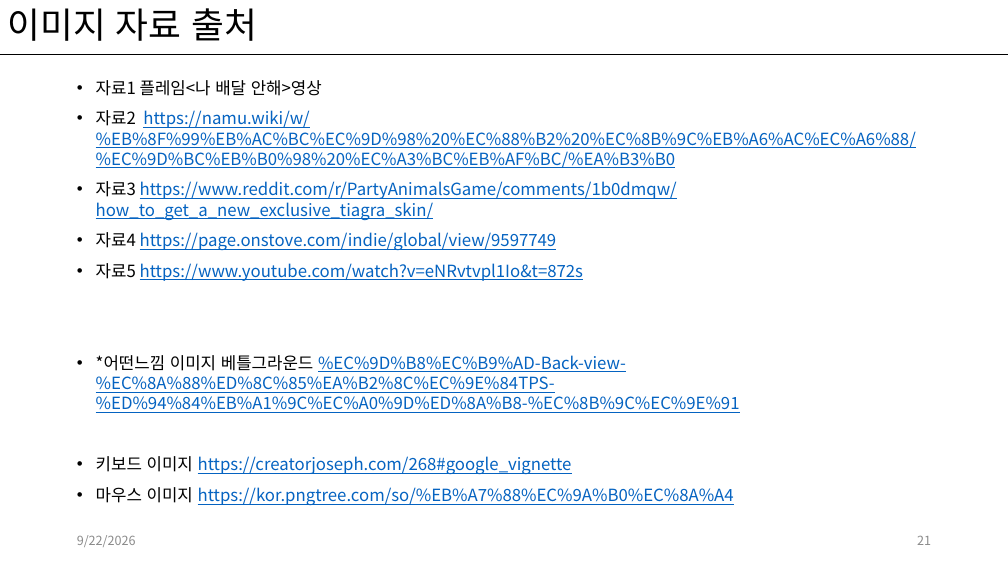
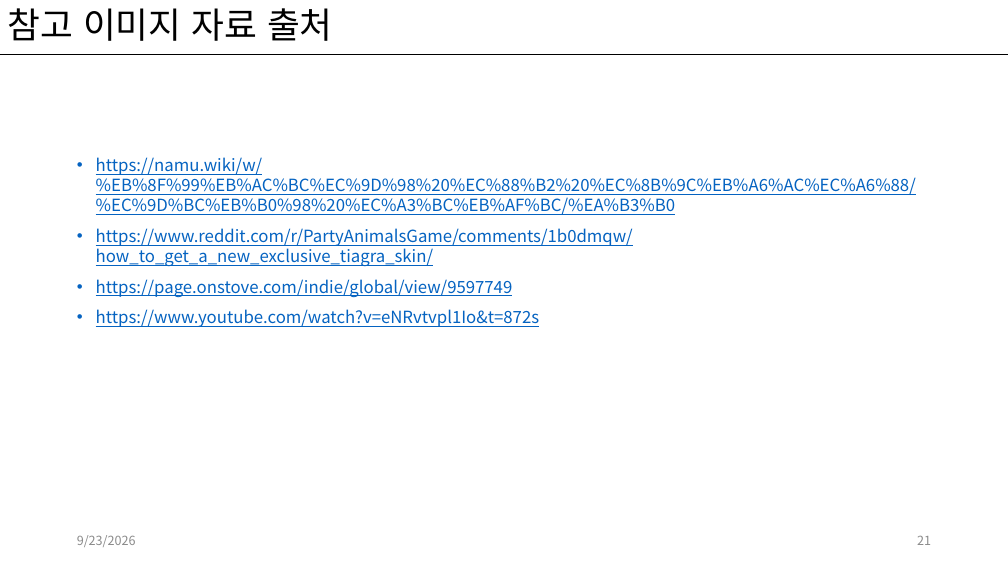
Before and after one commit to kwakyerin/2026_Graduation_Project, a slide deck: slide 21 of documents/HyunahKwon/design/designing/for_pro_pt/배트와 달트_평가pt.pptx. Drawn at 1008x567 pixels with LibreOffice and Linux fonts; fonts in the diff are those of the drawing. Boxes give left, top, right and bottom in pixels: in the first picture for what was removed or moved away, otherwise in the second. Text is boxed around its words. In the diff, an @@ line names an element or a change of style, - is before the commit and + after.

```diff
--- a/documents/HyunahKwon/design/designing/for_pro_pt/배트와 달트_평가pt.pptx
+++ b/documents/HyunahKwon/design/designing/for_pro_pt/배트와 달트_평가pt.pptx
@@ title at (8, 8, 333, 41): text changed @@
-이미지 자료 출처
+참고 이미지 자료 출처
@@ text at (96, 157, 916, 327): text changed @@
-• 자료1 플레임<나 배달 안해>영상
-• 자료2 https://namu.wiki/w/%EB%8F%99%EB%AC%BC%EC%9D%98%20%EC%88%B2%20%EC%8B%9C%EB%A6%AC%EC%A6%88/%EC%9D%BC%EB%B0%98%20%EC%A3%BC%EB%AF%BC/%EA%B3%B0
-• 자료3 https://www.reddit.com/r/PartyAnimalsGame/comments/1b0dmqw/how_to_get_a_new_exclusive_tiagra_skin/
-• 자료4 https://page.onstove.com/indie/global/view/9597749
-• 자료5 https://www.youtube.com/watch?v=eNRvtvpl1Io&t=872s
-• *어떤느낌 이미지 베틀그라운드 %EC%9D%B8%EC%B9%AD-Back-view-%EC%8A%88%ED%8C%85%EA%B2%8C%EC%9E%84TPS-%ED%94%84%EB%A1%9C%EC%A0%9D%ED%8A%B8-%EC%8B%9C%EC%9E%91
-• 키보드 이미지 https://creatorjoseph.com/268#google_vignette
-• 마우스 이미지 https://kor.pngtree.com/so/%EB%A7%88%EC%9A%B0%EC%8A%A4
+• https://namu.wiki/w/%EB%8F%99%EB%AC%BC%EC%9D%98%20%EC%88%B2%20%EC%8B%9C%EB%A6%AC%EC%A6%88/%EC%9D%BC%EB%B0%98%20%EC%A3%BC%EB%AF%BC/%EA%B3%B0
+• https://www.reddit.com/r/PartyAnimalsGame/comments/1b0dmqw/how_to_get_a_new_exclusive_tiagra_skin/
+• https://page.onstove.com/indie/global/view/9597749
+• https://www.youtube.com/watch?v=eNRvtvpl1Io&t=872s
```
Also in this commit, not shown: 15 other slides changed, 1 slide added, 8 slides removed, 1 other file.
